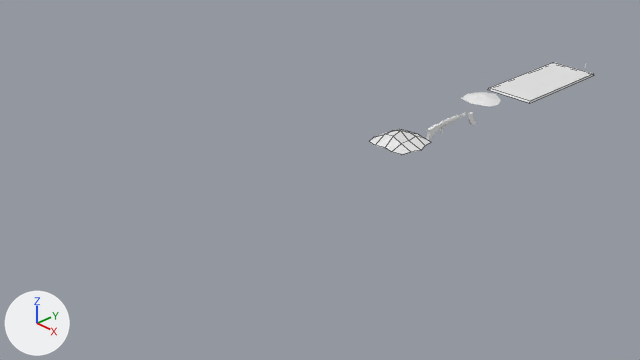
The Blender file Blender files/asjad2(ak,cigar,trashpile,bedroll).blend: old version first, new version second.
Camera for both pictures: the file's camera 'Camera'. Lighting does not change. The marker at lower left points along +X, +Y and +Z. Mesh edges are drawn as thin lines on the coarser meshes.

Names of what the first picture shows: 'Bedroll', 'Brickpile'.
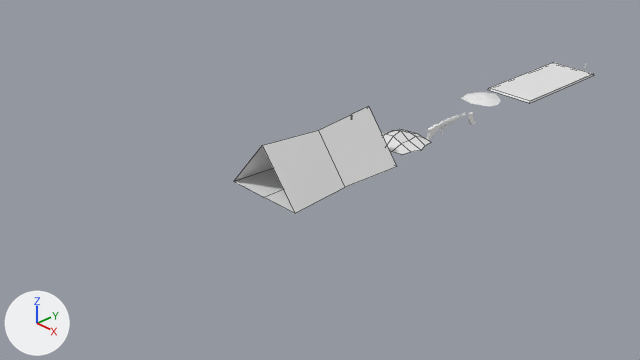
Changed parts and their boxes (x1, y1, x2, y2) in the pictures (640 x 360 px):
'Telk', added: after (234, 106, 397, 213)

Patch to the scene script:
```diff
--- a/Blender files/asjad2(ak,cigar,trashpile,bedroll).blend.py
+++ b/Blender files/asjad2(ak,cigar,trashpile,bedroll).blend.py
@@ mat_material_007 @@
+mat_material_007 = principled_material('Material.007')
+mat_material_007.base_color = (0.8, 0.8, 0.8)  # white #e7e7e7
@@ me_plane_002 @@
+me_plane_002.from_pydata(...)  # 38 vertices, 25 faces; spans x -0.61..0.54, y -0.9..0.9, z -0.1..0.68
+me_plane_002.materials.append(mat_material_007)  # its picture is missing
@@ ob_telk @@
+ob_telk = bpy.data.objects.new('Telk', me_plane_002)
+ob_telk.location = (0.0, 0.0, 0.0)
```
